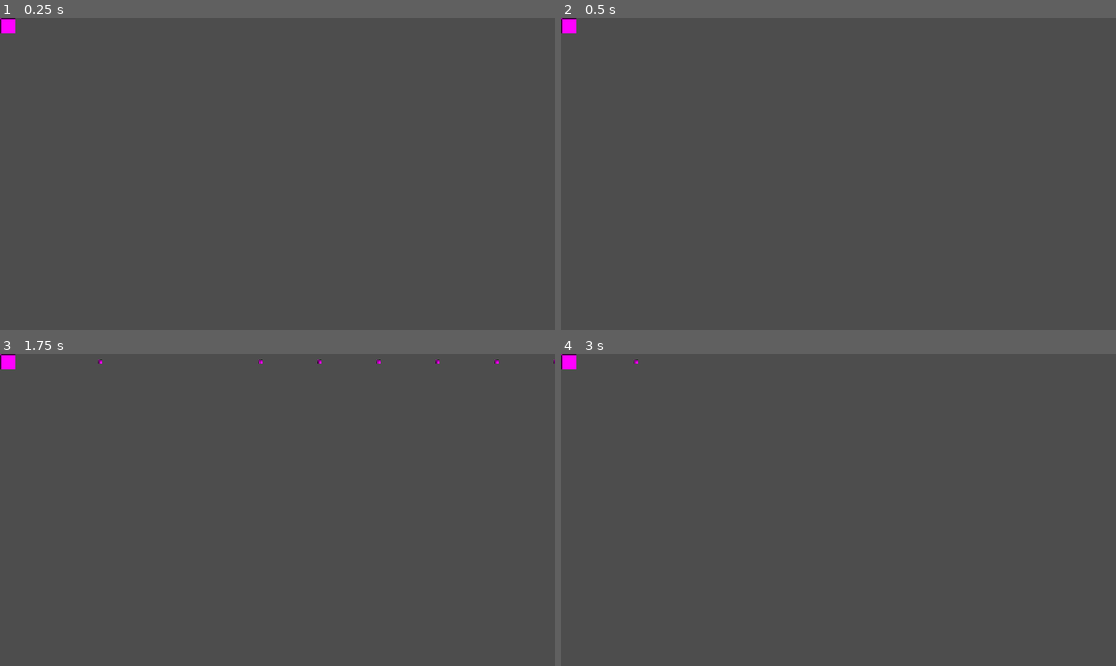
Above: before the commit, frames 1-4 (two rows, left to right).
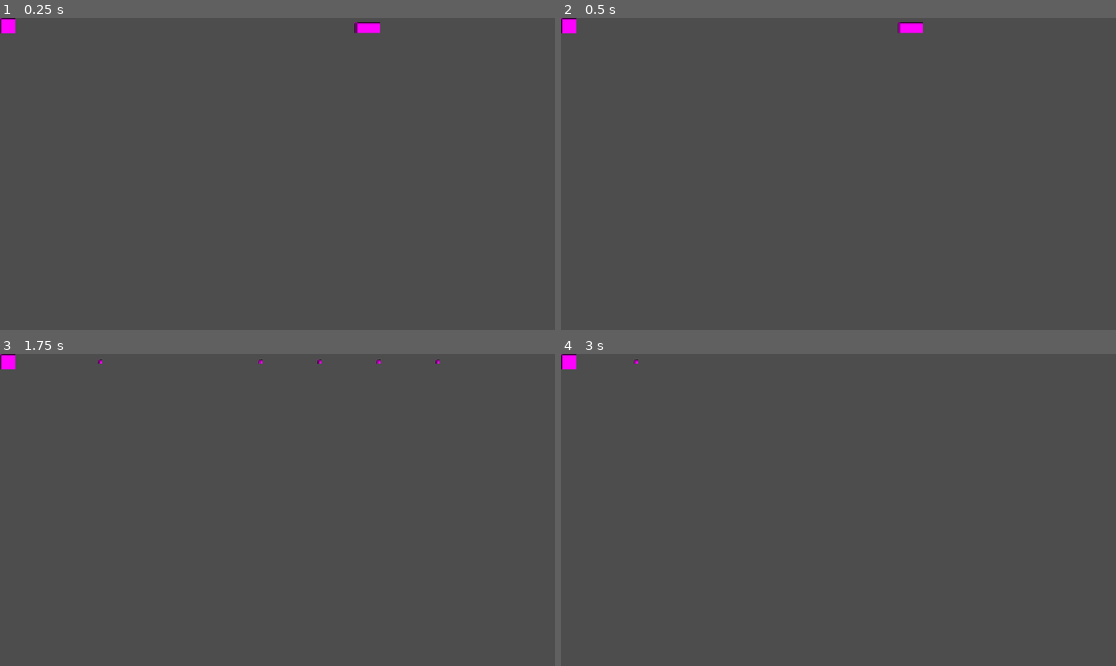
Above: after the commit, the same moments.

Repository: wfeboSKL/tales-for-the-asleep
Game: Godot game, scene res://scenes/level.tscn
The game is run twice, just before and just after one commit, with the same random seed, the same clock (stepped at 60 frames per second) and the same inputs. Before the commit the project starts from res://scenes/player.tscn.
Inputs:
- Up to frame 1 (0.25 s): no input
- Up to frame 2 (0.5 s): no input
- Up to frame 3 (1.75 s): tap Enter (ui_accept) at 0.5, 0.77, 0.8, 1.07, 1.35, 1.52 s; hold K (shoot) 0.53-1.28 s; hold Right (ui_right) from 0.53 s (still down); tap K (shoot) at 1.55 s
- Up to frame 4 (3 s): tap Enter (ui_accept) at 1.82, 2.3 s; release Right (ui_right) at 2.03 s; hold Left (ui_left) 2.03-2.78 s; hold Shift (focus) 2.03-2.78 s; hold Right (ui_right) from 2.78 s (still down); tap K (shoot) at 2.85 s

The runs differ from the first frame. In frame 1, 0.2% of the frame differs, in the area x 63-69%, y 1-5%; in frame 2, 0.2%; in frame 3, less than 0.1%; in frame 4, nothing differs.

Commit message:
Enemigo básico con sistema de daño | Trabajado en PC_FEBO

Diff:
--- a/project.godot
+++ b/project.godot
@@ -11,7 +11,7 @@
 [application]
 
 config/name="DesivinteMvp"
-run/main_scene="uid://ktbnnh8fwh58"
+run/main_scene="uid://xeqaplemmgjl"
 config/features=PackedStringArray("4.6", "GL Compatibility")
 config/icon="res://icon.svg"
 
@@ -48,6 +48,13 @@
 ]
 }
 
+[layer_names]
+
+2d_physics/layer_1="player"
+2d_physics/layer_2="enemy"
+2d_physics/layer_3="player_bullet"
+2d_physics/layer_4="enemy_bullet"
+
 [physics]
 
 3d/physics_engine="Jolt Physics"
--- a/scenes/bullet.gd
+++ b/scenes/bullet.gd
@@ -8,3 +8,9 @@
 func _process(delta: float) -> void:
 	#Dirección en X de la bala
 	position.x += SPEED*delta
+	if position.x > get_viewport_rect().size.x:
+		queue_free()
+func _on_body_entered(body):
+	if body.is_in_group("Enemy"):
+		body.take_damage(1)
+		queue_free()
--- a/scenes/bullet.tscn
+++ b/scenes/bullet.tscn
@@ -8,7 +8,9 @@
 [sub_resource type="PlaceholderTexture2D" id="PlaceholderTexture2D_mkf8s"]
 size = Vector2(8, 8)
 
-[node name="Node2D" type="Area2D" unique_id=1209773944]
+[node name="Bullet" type="Area2D" unique_id=1209773944]
+collision_layer = 4
+collision_mask = 2
 script = ExtResource("1_mkf8s")
 
 [node name="CollisionShape2D" type="CollisionShape2D" parent="." unique_id=1013204291]
@@ -16,3 +18,5 @@
 
 [node name="Sprite2D" type="Sprite2D" parent="." unique_id=842618955]
 texture = SubResource("PlaceholderTexture2D_mkf8s")
+
+[connection signal="body_entered" from="." to="." method="_on_body_entered"]
--- a/scenes/enemy.gd
+++ b/scenes/enemy.gd
@@ -1,25 +1,14 @@
 extends CharacterBody2D
-
-
-const SPEED = 300.0
-const JUMP_VELOCITY = -400.0
-
-
+const SPEED = 150.0
+var health = 3
+var shoot_cooldown = 0.0
 func _physics_process(delta: float) -> void:
-	# Add the gravity.
-	if not is_on_floor():
-		velocity += get_gravity() * delta
-
-	# Handle jump.
-	if Input.is_action_just_pressed("ui_accept") and is_on_floor():
-		velocity.y = JUMP_VELOCITY
-
-	# Get the input direction and handle the movement/deceleration.
-	# As good practice, you should replace UI actions with custom gameplay actions.
-	var direction := Input.get_axis("ui_left", "ui_right")
-	if direction:
-		velocity.x = direction * SPEED
-	else:
-		velocity.x = move_toward(velocity.x, 0, SPEED)
-
+	velocity.x = -SPEED
 	move_and_slide()
+	if position.x< -50:
+		queue_free()
+func take_damage(amount):
+	print("Daño recibido: ", amount, " Vida actual: ", health)
+	health -= amount
+	if health <= 0:
+		queue_free()
--- a/scenes/enemy.tscn
+++ b/scenes/enemy.tscn
@@ -3,6 +3,10 @@
 [ext_resource type="Script" uid="uid://uw6y6ldd64lj" path="res://scenes/enemy.gd" id="1_7p1mj"]
 
 [sub_resource type="RectangleShape2D" id="RectangleShape2D_7p1mj"]
+size = Vector2(52, 20)
+
+[sub_resource type="PlaceholderTexture2D" id="PlaceholderTexture2D_7p1mj"]
+size = Vector2(32, 22)
 
 [node name="Enemy" type="CharacterBody2D" unique_id=2113979197]
 script = ExtResource("1_7p1mj")
@@ -11,3 +15,5 @@
 shape = SubResource("RectangleShape2D_7p1mj")
 
 [node name="Sprite2D" type="Sprite2D" parent="." unique_id=2032637449]
+scale = Vector2(1.637, 1)
+texture = SubResource("PlaceholderTexture2D_7p1mj")
--- a/scenes/enemy_bullet.gd
+++ /dev/null
@@ -1,15 +0,0 @@
-#-- VARIABLES INICIALES DE BALA ENEMIGA
-#Conectar con Area2D
-extends Area2D
-#Establecer velocidad en 250.0
-const SPEED = 250.0
-#Variable guardará dirección de la bala
-var direction = Vector2.DOWN
-#Función que procesa cada frame
-func _process(delta: float) -> void:
-	#Posición se actualizará en positivo junto a la dirección, la velocidad y delta
-	position += direction*SPEED*delta
-
-#Cuando sale de la pantalla se eliminará
-func _on_visible_on_screen_notifier_2d_screen_exited() -> void:
-	queue_free()
--- /dev/null
+++ b/scenes/level.tscn
@@ -0,0 +1,15 @@
+[gd_scene format=3 uid="uid://xeqaplemmgjl"]
+
+[ext_resource type="PackedScene" uid="uid://ktbnnh8fwh58" path="res://scenes/player.tscn" id="1_2q6dc"]
+[ext_resource type="PackedScene" uid="uid://biqtee13nxlpm" path="res://scenes/enemy.tscn" id="2_w7c3h"]
+
+[node name="Level" type="Node2D" unique_id=353482801]
+
+[node name="Player" parent="." unique_id=480144190 instance=ExtResource("1_2q6dc")]
+collision_mask = 8
+
+[node name="Enemy" parent="." unique_id=2113979197 groups=["Enemy"] instance=ExtResource("2_w7c3h")]
+position = Vector2(800, 20)
+collision_layer = 2
+collision_mask = 4
+up_direction = Vector2(1, -1.2500001e-06)
--- a/scenes/player.tscn
+++ b/scenes/player.tscn
@@ -8,7 +8,7 @@
 [sub_resource type="RectangleShape2D" id="RectangleShape2D_u8vuu"]
 size = Vector2(11, 11)
 
-[node name="Player" type="CharacterBody2D" unique_id=480144190 groups=["player"]]
+[node name="Player" type="CharacterBody2D" unique_id=480144190]
 script = ExtResource("1_3vyb7")
 
 [node name="Sprite2D" type="Sprite2D" parent="." unique_id=1553321050]
